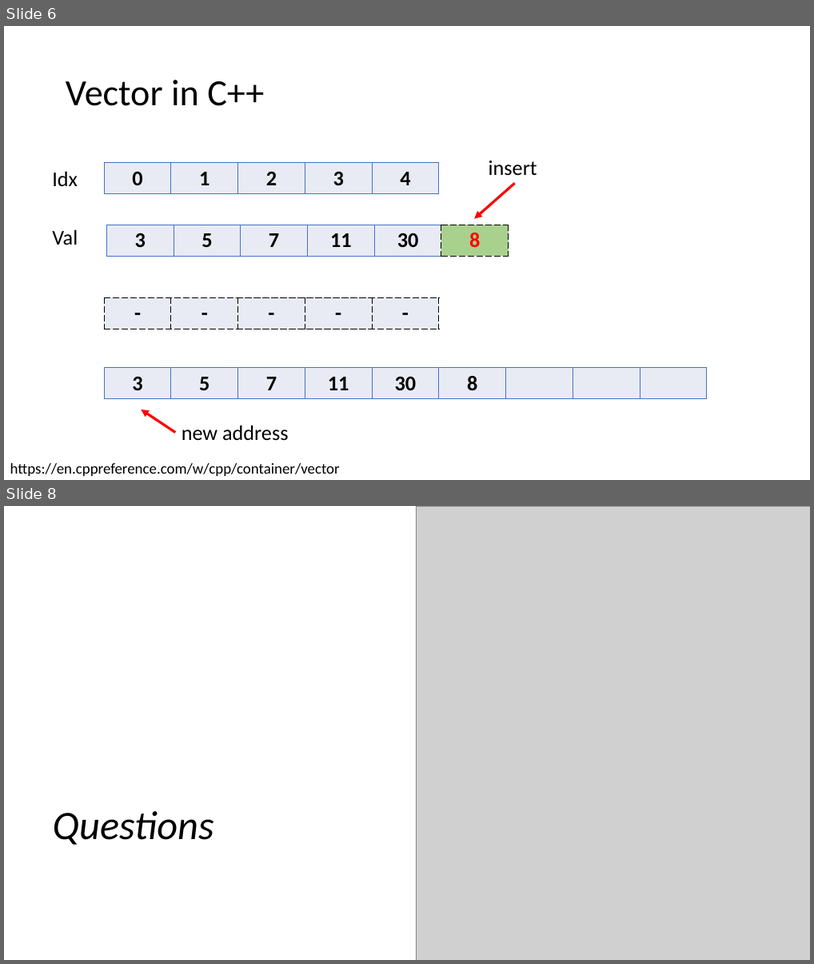
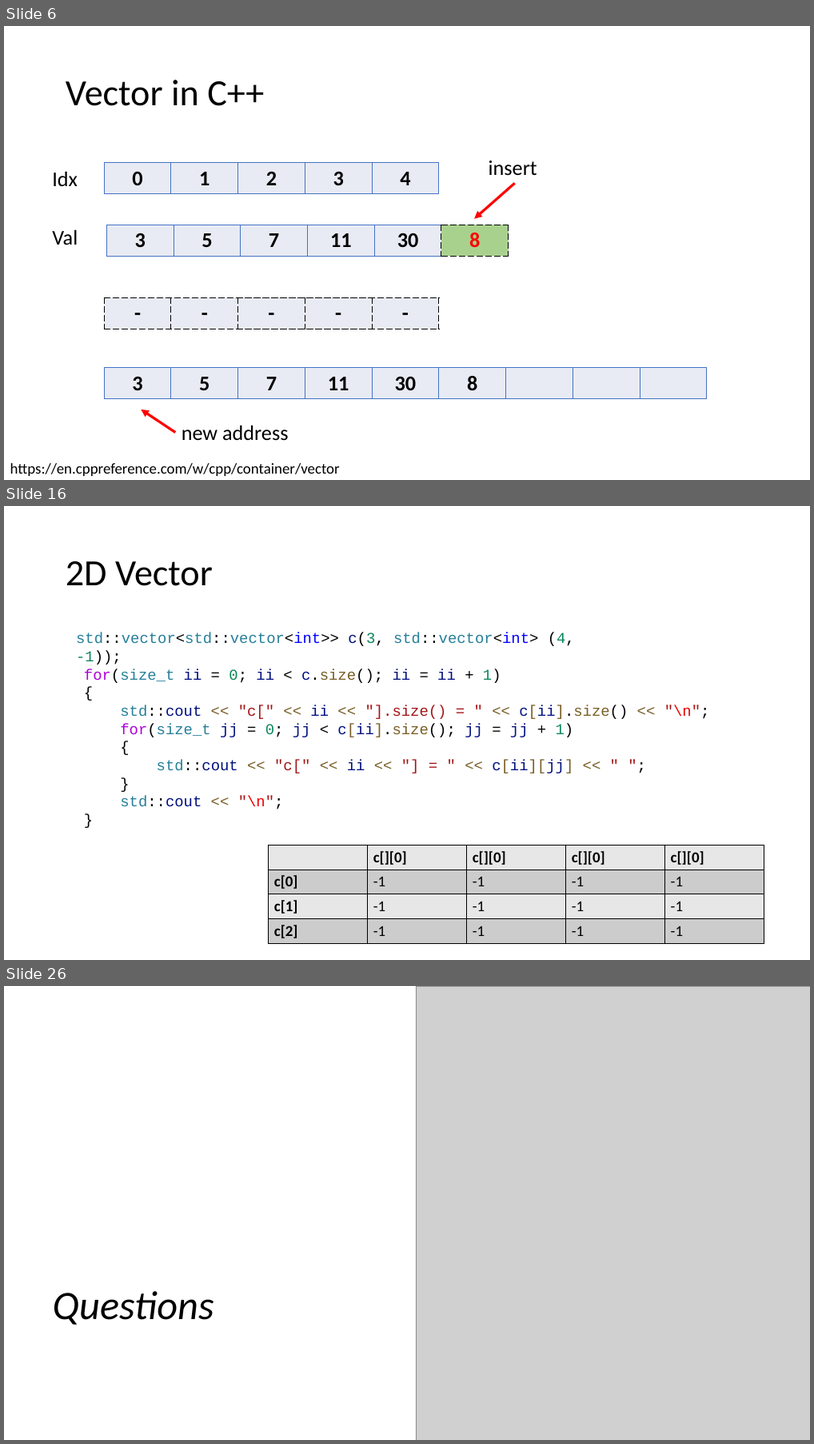
Before and after one commit to CNOCycle/cpp_tutorial, a slide deck: 07-vector_string/00-vector_string.pptx. Shown one above the other, each under a label of ours: slides 6 and 8 before the commit, slides 6, 16 and 26 after it; the slides between them are not shown. The pictures are 814x964 and 814x1444 pixels, drawn with LibreOffice and Linux fonts; fonts in the diff are those of the drawing; grey boxes stand for pictures. Boxes give left, top, right and bottom in pixels: in the first picture for what was removed or moved away, otherwise in the second. Text is boxed around its words. In the diff, an @@ line names an element or a change of style, - is before the commit and + after.

```diff
--- a/07-vector_string/00-vector_string.pptx
+++ b/07-vector_string/00-vector_string.pptx
@@ slide 16 added at [4, 506, 810, 960], background #FFFFFF @@
@@ title added at [66, 561, 213, 586], 44 pt, text #000000 @@
+2D Vector
@@ text added at [76, 632, 575, 646], 18 pt, text #267F99 @@
+std::vector<std::vector<int>> c(3, std::vector<int> (4, -1));
@@ text added at [84, 668, 710, 809], 18 pt, text #001080 @@
+for(size_t ii = 0; ii < c.size(); ii = ii + 1)
+{
+std::cout << "c[" << ii << "].size() = " << c[ii].size() << "\n";
+for(size_t jj = 0; jj < c[ii].size(); jj = jj + 1)
+{
+std::cout << "c[" << ii << "] = " << c[ii][jj] << " ";
+}
+std::cout << "\n";
+}
@@ table added at [268, 844, 765, 943], 4 rows, 5 columns @@
+ | c[][0] | c[][0] | c[][0] | c[][0]
+c[0] | -1 | -1 | -1 | -1
+c[1] | -1 | -1 | -1 | -1
+c[2] | -1 | -1 | -1 | -1
@@ what was slide 8 is now slide 26 @@
```
Also in this commit, not shown: 2 slides changed, 17 other slides added, 7 other files.
